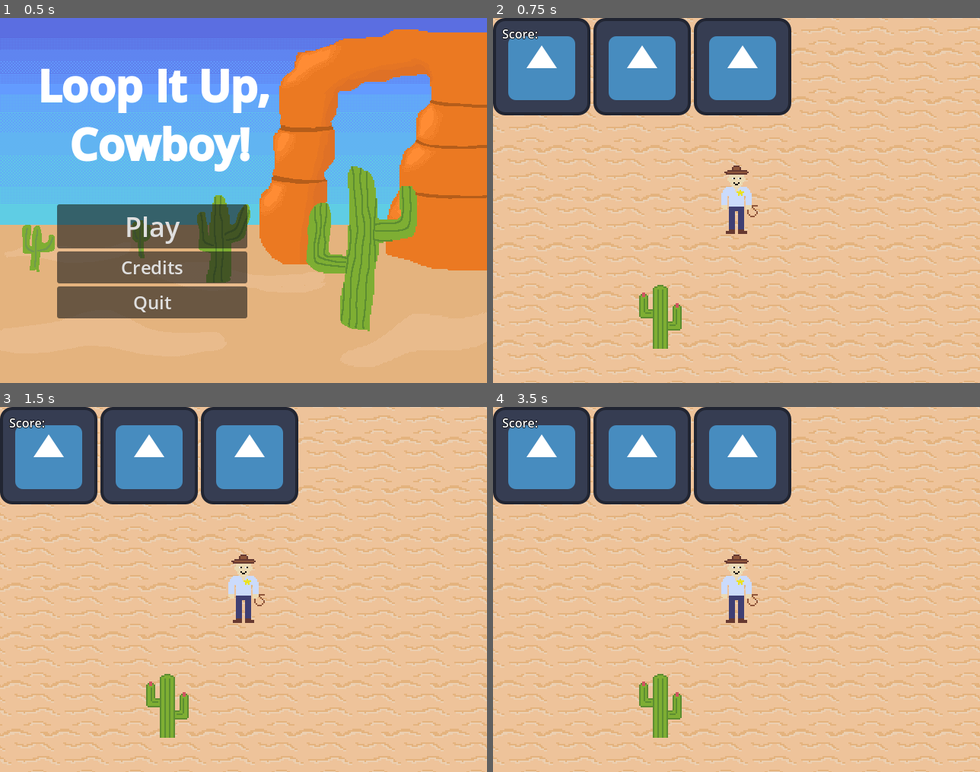
Above: before the commit, frames 1-4 (two rows, left to right).
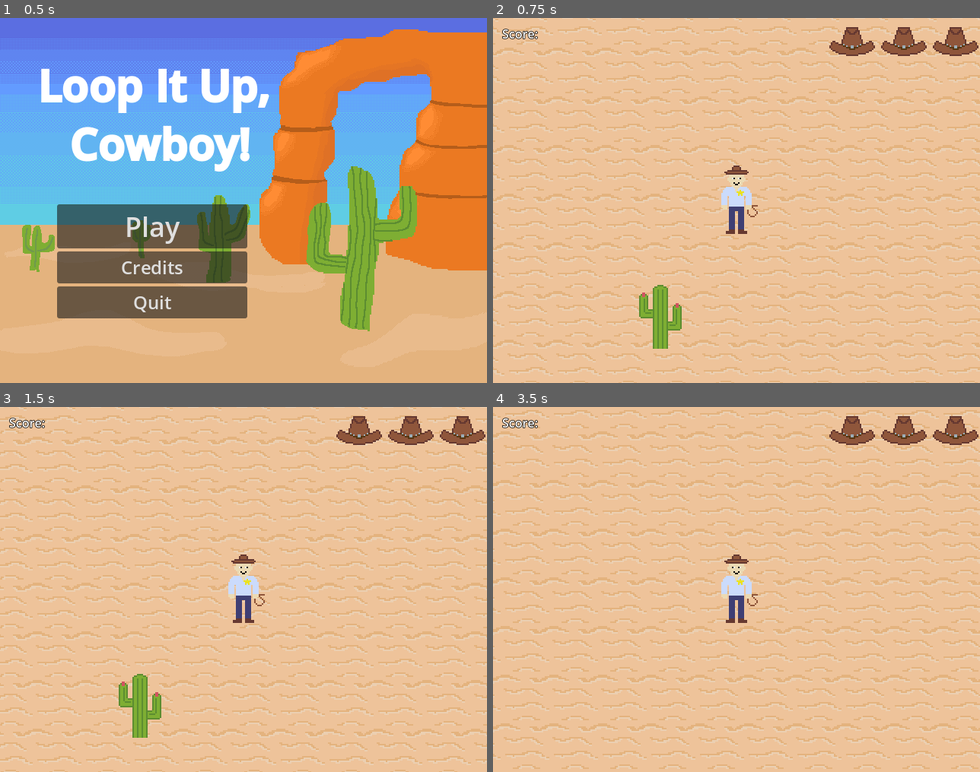
Above: after the commit, the same moments.

Repository: thearst3rd/gmtk-2025
Game: Godot game, scene res://src/menu/main_menu.tscn
Two runs of this game, one before a commit and one after it. Both use one fixed random seed, a clock stepped at 60 frames per second and the inputs below. The engine's default icon, where the game draws it, is replaced by a stand-in: a white triangle on a blue panel in a dark square.
Inputs (mouse positions are in pixels of both pictures, inside the frame that each line leads up to):
- Up to frame 1 (0.5 s): no input
- Up to frame 2 (0.75 s): click "Play" at 0.5 s
- Up to frame 3 (1.5 s): tap Enter at 1.25 s; move the mouse to (350, 571) at 1.27 s; press the mouse at (350, 571) at 1.28 s; hold D (move_right) from 1.28 s (still down)
- Up to frame 4 (3.5 s): move the mouse to (639, 607) at 2.02 s; release D (move_right) at 2.03 s; release the mouse at (639, 607) at 2.03 s; hold S (move_down) 2.03-2.78 s; click (639, 607) at 2.1 s; move the mouse to (785, 509) at 2.77 s; press the mouse at (785, 509) at 2.78 s; hold D (move_right) from 2.78 s (still down)

Frame 1 is identical in both runs. In frame 2, 17% of the frame differs, in the area x 0-100%, y 0-27%; in frame 3, 35%; in frame 4, 39%, in the area x 0-100%, y 0-100%.
Error before the commit: Trying to assign value of type 'Area2D' to a variable of type 'CharacterBody2D'. (res://src/game/enemy_spawner.gd:17)

Commit message:
Health bar updates when damaged

Diff:
--- a/src/game/Healthbar.tscn
+++ b/src/game/Healthbar.tscn
@@ -1,19 +1,28 @@
-[gd_scene load_steps=2 format=3 uid="uid://tvelcr33ffrq"]
+[gd_scene load_steps=3 format=3 uid="uid://tvelcr33ffrq"]
 
-[ext_resource type="Texture2D" uid="uid://c0bv77yp8nqig" path="res://icon.svg" id="1_ebsae"]
+[ext_resource type="Script" uid="uid://be36uqgdftu4y" path="res://src/game/healthbar.gd" id="1_uw4jx"]
+[ext_resource type="Texture2D" uid="uid://cy73vk0l6eeak" path="res://assets/cowboy_hat.png" id="2_6pbap"]
 
 [node name="Healthbar" type="HBoxContainer"]
-offset_right = 392.0
-offset_bottom = 128.0
+anchors_preset = 1
+anchor_left = 1.0
+anchor_right = 1.0
+offset_left = -200.0
+offset_bottom = 64.0
+grow_horizontal = 0
+script = ExtResource("1_uw4jx")
 
 [node name="HealthMarker" type="TextureRect" parent="."]
 layout_mode = 2
-texture = ExtResource("1_ebsae")
+texture = ExtResource("2_6pbap")
+expand_mode = 2
 
 [node name="HealthMarker2" type="TextureRect" parent="."]
 layout_mode = 2
-texture = ExtResource("1_ebsae")
+texture = ExtResource("2_6pbap")
+expand_mode = 2
 
 [node name="HealthMarker3" type="TextureRect" parent="."]
 layout_mode = 2
-texture = ExtResource("1_ebsae")
+texture = ExtResource("2_6pbap")
+expand_mode = 2
--- a/src/game/arena.tscn
+++ b/src/game/arena.tscn
@@ -1,12 +1,12 @@
-[gd_scene load_steps=8 format=3 uid="uid://b0rybmr68nlu2"]
+[gd_scene load_steps=9 format=3 uid="uid://b0rybmr68nlu2"]
 
 [ext_resource type="Script" uid="uid://cquq3y345hu4n" path="res://src/game/arena.gd" id="1_0pbf2"]
 [ext_resource type="PackedScene" uid="uid://dwowpahlj38c2" path="res://src/game/infinite_background.tscn" id="1_44jrx"]
 [ext_resource type="PackedScene" uid="uid://fhqqde4xxf6l" path="res://src/game/player.tscn" id="1_p3gke"]
 [ext_resource type="PackedScene" uid="uid://dvr4gp8bis72j" path="res://src/menu/pause_menu.tscn" id="2_fpc82"]
-[ext_resource type="PackedScene" uid="uid://cuk2s5krjoqwi" path="res://src/game/cactus.tscn" id="3_0pbf2"]
+[ext_resource type="PackedScene" uid="uid://6tyx4sklhchk" path="res://src/game/cactus.tscn" id="3_0pbf2"]
 [ext_resource type="Script" uid="uid://c8nwccsmwim1l" path="res://src/game/enemy_spawner.gd" id="4_44jrx"]
-[ext_resource type="PackedScene" uid="uid://tvelcr33ffrq" path="res://src/game/Healthbar.tscn" id="4_j5vg1"]
+[ext_resource type="PackedScene" uid="uid://tvelcr33ffrq" path="res://src/game/healthbar.tscn" id="4_j5vg1"]
 
 [sub_resource type="LabelSettings" id="LabelSettings_dwrxi"]
 outline_size = 3
@@ -28,8 +28,6 @@
 
 [node name="CanvasLayer" type="CanvasLayer" parent="."]
 
-[node name="Healthbar" parent="CanvasLayer" instance=ExtResource("4_j5vg1")]
-
 [node name="PauseMenu" parent="CanvasLayer" instance=ExtResource("2_fpc82")]
 visible = false
 
@@ -44,6 +42,8 @@
 
 [node name="UI" type="CanvasLayer" parent="."]
 
+[node name="Healthbar" parent="UI" instance=ExtResource("4_j5vg1")]
+
 [node name="ScoreLabel" type="Label" parent="UI"]
 unique_name_in_owner = true
 offset_left = 12.0
@@ -53,5 +53,6 @@
 text = "Score: "
 label_settings = SubResource("LabelSettings_dwrxi")
 
+[connection signal="player_hit" from="Player" to="UI/Healthbar" method="_on_player_player_hit"]
 [connection signal="shoot" from="Player" to="." method="on_player_shoot"]
 [connection signal="timeout" from="EnemySpawner/EnemySpawnTimer" to="EnemySpawner" method="_on_enemy_spawn_timer_timeout"]
--- a/src/game/enemy.tscn
+++ b/src/game/enemy.tscn
@@ -1,7 +1,11 @@
-[gd_scene load_steps=10 format=3 uid="uid://cdshjhhgbltki"]
+[gd_scene load_steps=11 format=3 uid="uid://cdshjhhgbltki"]
 
 [ext_resource type="Script" uid="uid://buiyf6n4tkst4" path="res://src/game/enemy.gd" id="1_askbf"]
 [ext_resource type="Texture2D" uid="uid://le4hu0xihpxw" path="res://assets/bad_guy.png" id="3_76a2n"]
+
+[sub_resource type="CapsuleShape2D" id="CapsuleShape2D_askbf"]
+radius = 14.0
+height = 78.0
 
 [sub_resource type="CapsuleShape2D" id="CapsuleShape2D_xfivt"]
 radius = 14.0
@@ -55,13 +59,16 @@
 "speed": 5.0
 }]
 
-[sub_resource type="CircleShape2D" id="CircleShape2D_76a2n"]
-radius = 12.0
-
-[node name="Enemy" type="CharacterBody2D"]
+[node name="Enemy" type="CharacterBody2D" groups=["HurtsPlayer"]]
 script = ExtResource("1_askbf")
 
 [node name="Hitbox" type="Area2D" parent="." groups=["HurtsPlayer"]]
+
+[node name="CollisionShape2D" type="CollisionShape2D" parent="Hitbox"]
+shape = SubResource("CapsuleShape2D_askbf")
+
+[node name="CollisionShape2D" type="CollisionShape2D" parent="."]
+shape = SubResource("CapsuleShape2D_xfivt")
 
 [node name="AnimatedSprite2D" type="AnimatedSprite2D" parent="."]
 scale = Vector2(2, 2)
--- a/src/game/enemy_projectile.gd
+++ b/src/game/enemy_projectile.gd
@@ -21,7 +21,8 @@
 
 
 func on_body_entered(body: Node2D) -> void:
-	if body is Player:
+	print(body)
+	if body is Player or body.owner is Player:
 		return
 	# Fancy particle effects, etc.
 	object_hit.emit(body)
--- /dev/null
+++ b/src/game/healthbar.gd
@@ -0,0 +1,24 @@
+extends HBoxContainer
+
+
+const MAX_HEALTH := 3
+
+var health_markers: Array[TextureRect]
+var healthy_texture := preload("res://assets/cowboy_hat.png")
+var unhealthy_texture := preload("res://icon.svg")
+
+@onready var health_marker: TextureRect = $HealthMarker
+@onready var health_marker_2: TextureRect = $HealthMarker2
+@onready var health_marker_3: TextureRect = $HealthMarker3
+
+
+func _ready() -> void:
+	health_markers.append_array([health_marker, health_marker_2, health_marker_3])
+
+
+func _on_player_player_hit(current_health: int) -> void:
+	if(current_health >= MAX_HEALTH):
+		return
+	for i in MAX_HEALTH:
+		if(i >= current_health):
+			health_markers[i].texture = unhealthy_texture
--- a/src/game/player.gd
+++ b/src/game/player.gd
@@ -3,7 +3,7 @@
 
 
 signal player_died()
-signal player_hit()
+signal player_hit(current_health: int)
 signal shoot(direction: Vector2)
 
 
@@ -12,9 +12,10 @@
 
 var remaining_health := 3
 var captured_enemies := 0
+var vulnerable := true
 
 @onready var draw_controller: DrawController = $DrawController
-
+@onready var i_frames: Timer = $IFrames
 
 
 func _physics_process(_delta: float) -> void:
@@ -26,19 +27,30 @@
 	else:
 		$AnimatedSprite2D.play("default")
 	move_and_slide()
+	for i in get_slide_collision_count():
+		var collision := get_slide_collision(i)
+		var collider: Node = collision.get_collider()
+		if(collider.is_in_group("HurtsPlayer")):
+			player_damaged()
+			break
+
+
+func _on_hurtbox_area_entered(area: Area2D) -> void:
+	if(area.is_in_group("HurtsPlayer")):
+		player_damaged()
 
 
 func player_damaged() -> void:
+	if(not vulnerable):
+		return
 	print("Oof ouch owie my bones.")
 	remaining_health -= 1
-	player_hit.emit()
+	player_hit.emit(remaining_health)
 	if(remaining_health <= 0):
 		player_died.emit()
-
-
-func _on_area_entered(area: Area2D) -> void:
-	if(area.is_in_group("HurtsPlayer")):
-		player_damaged()
+	else:
+		vulnerable = false
+		i_frames.start()
 
 
 func _unhandled_input(event: InputEvent) -> void:
@@ -54,10 +66,9 @@
 		get_viewport().set_input_as_handled()
 
 
-func hit_by_cactus() -> void:
-	print("Oof ouch owie my bones.")
-	player_died.emit()
+func captured_enemy() -> void:
+	captured_enemies += 1
 
 
-func captured_enemy() -> void:
-	captured_enemies += 1
+func _on_i_frames_timeout() -> void:
+	vulnerable = true
--- a/src/game/player.tscn
+++ b/src/game/player.tscn
@@ -56,7 +56,11 @@
 "speed": 5.0
 }]
 
-[node name="Player" type="Area2D" groups=["Player"]]
+[sub_resource type="CapsuleShape2D" id="CapsuleShape2D_nkm2x"]
+radius = 15.0
+height = 74.0
+
+[node name="Player" type="CharacterBody2D" groups=["Player"]]
 script = ExtResource("1_7dijx")
 
 [node name="CollisionShape2D" type="CollisionShape2D" parent="."]
@@ -71,4 +75,14 @@
 scale = Vector2(2, 2)
 sprite_frames = SubResource("SpriteFrames_lwbkh")
 
-[connection signal="area_entered" from="." to="." method="_on_area_entered"]
+[node name="Hurtbox" type="Area2D" parent="."]
+
+[node name="CollisionShape2D" type="CollisionShape2D" parent="Hurtbox"]
+shape = SubResource("CapsuleShape2D_nkm2x")
+
+[node name="IFrames" type="Timer" parent="."]
+wait_time = 0.25
+one_shot = true
+
+[connection signal="area_entered" from="Hurtbox" to="." method="_on_hurtbox_area_entered"]
+[connection signal="timeout" from="IFrames" to="." method="_on_i_frames_timeout"]
Not shown, added: src/game/healthbar.gd.uid
Not shown: 1 places in src/game/player.tscn that only renumber resources
